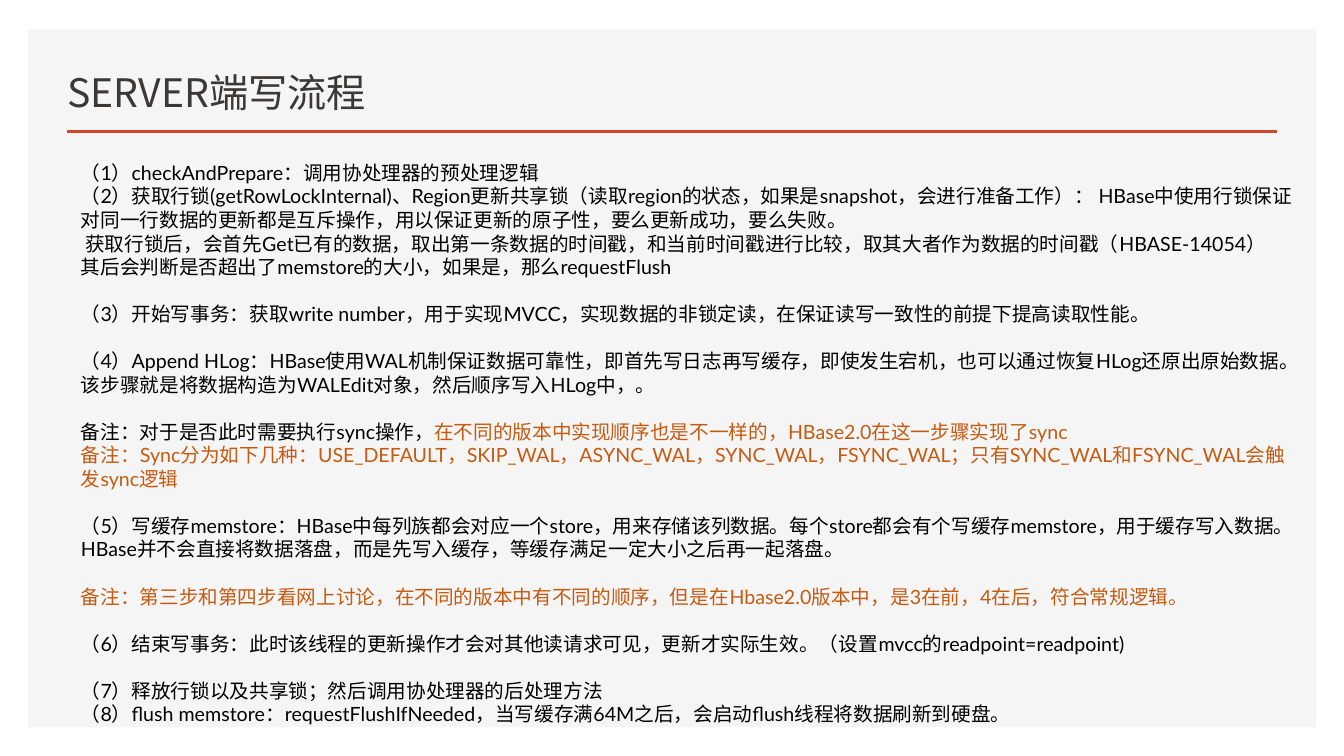
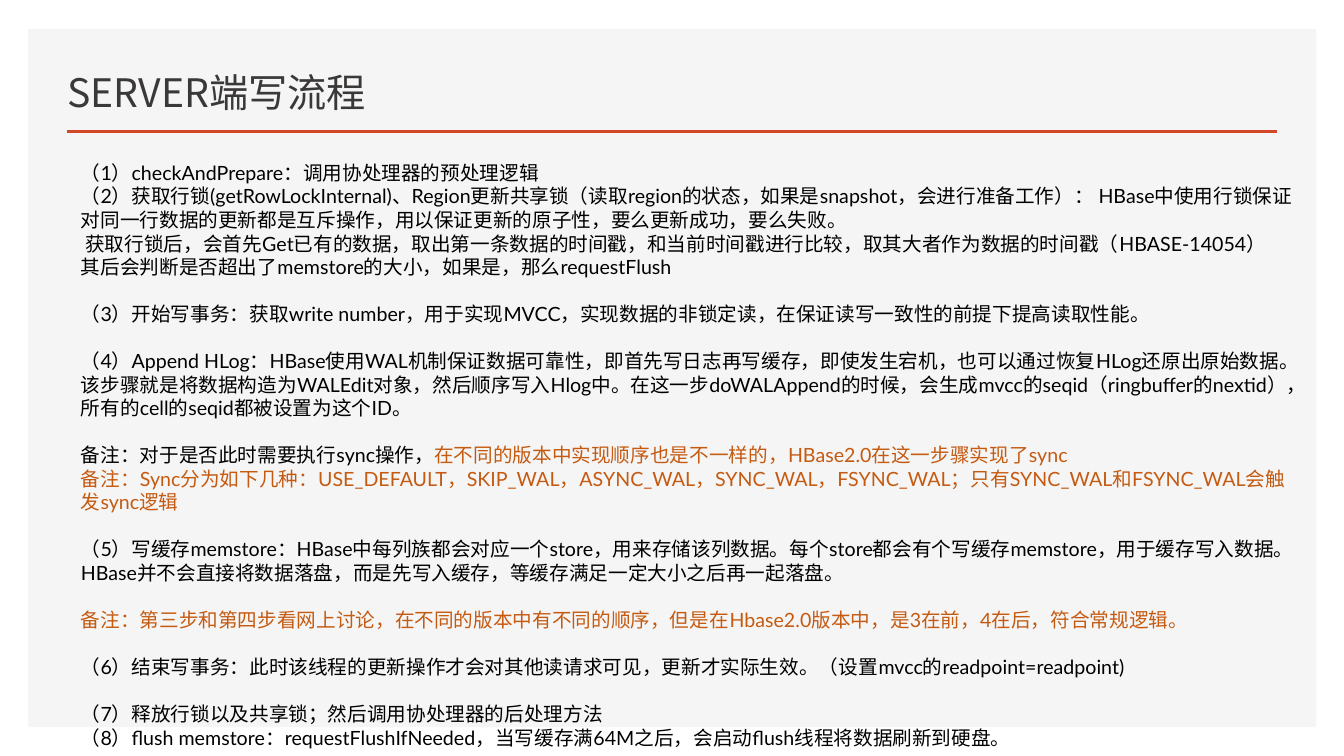
Before and after one commit to Zhangwusheng/Zhangwusheng.github.io, a slide deck: slide 25 of _posts/Hbase基本原理副本.pptx. Drawn at 1344x756 pixels with LibreOffice and Linux fonts; fonts in the diff are those of the drawing. Boxes give left, top, right and bottom in pixels: in the first picture for what was removed or moved away, otherwise in the second. Text is boxed around its words. In the diff, an @@ line names an element or a change of style, - is before the commit and + after.

```diff
--- a/_posts/Hbase基本原理副本.pptx
+++ b/_posts/Hbase基本原理副本.pptx
@@ text at [81,351,1306,419]: text changed @@
-（4）Append HLog：HBase使用WAL机制保证数据可靠性，即首先写日志再写缓存，即使发生宕机，也可以通过恢复HLog还原出原始数据。该步骤就是将数据构造为WALEdit对象，然后顺序写入HLog中，。
+（4）Append HLog：HBase使用WAL机制保证数据可靠性，即首先写日志再写缓存，即使发生宕机，也可以通过恢复HLog还原出原始数据。该步骤就是将数据构造为WALEdit对象，然后顺序写入Hlog中。在这一步doWALAppend的时候，会生成mvcc的seqid（ringbuffer的nextid），所有的cell的seqid都被设置为这个ID。
```
Also in this commit, not shown: 2 other slides changed, 4 slides added, 2 slides removed.
